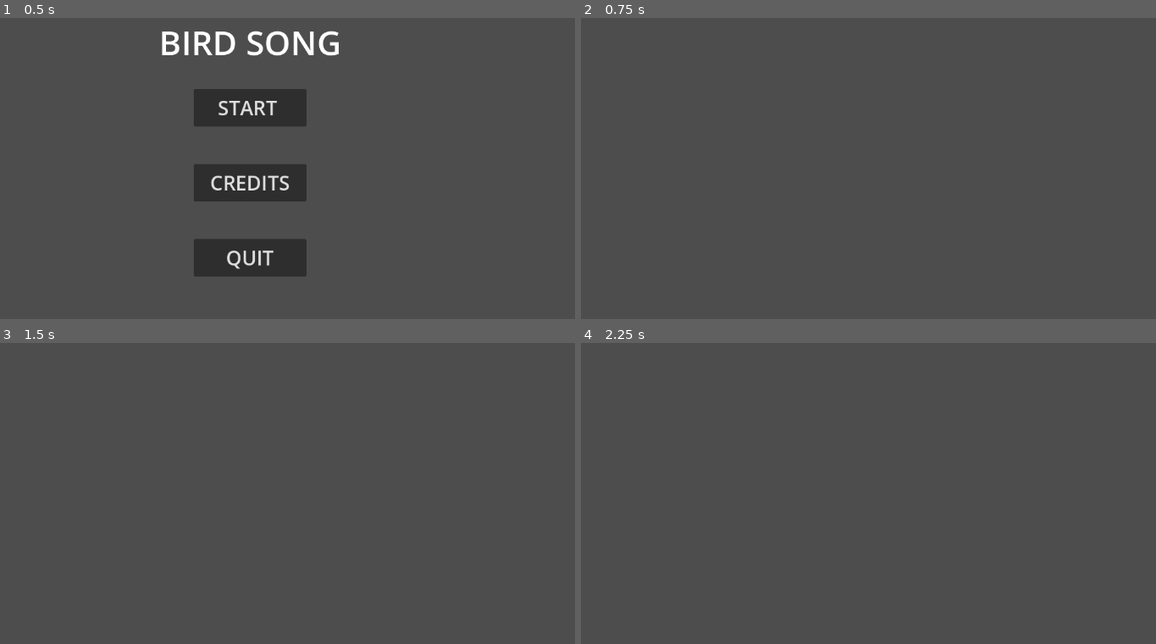
Above: before the commit, frames 1-4 (two rows, left to right).
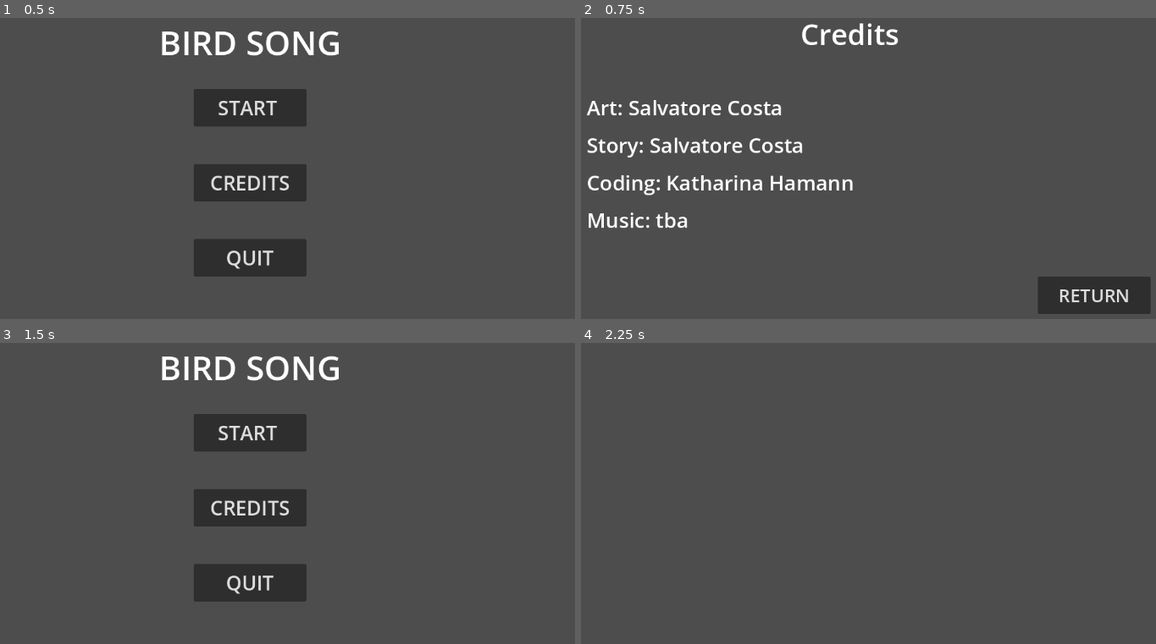
Above: after the commit, the same moments.

Repository: HapKat/Bird-Song
Game: Godot game, scene res://TitleScreen/title_screen.tscn
Same seed, same stepped clock (60 frames per second), same inputs: the game is played once before the commit and once after it.
Inputs (mouse positions are in pixels of both pictures, inside the frame that each line leads up to):
- Up to frame 1 (0.5 s): no input
- Up to frame 2 (0.75 s): click "CREDITS" at 0.5 s
- Up to frame 3 (1.5 s): click (511, 619) at 1.25 s, where only the run after the commit has a clickable "RETURN"
- Up to frame 4 (2.25 s): click (828, 433) at 2 s, where only the run after the commit has a clickable "START"

Frame 1 is identical in both runs. In frame 2, 5.6% of the frame differs, in the area x 1-99%, y 1-99%; in frame 3, 8.3%, in the area x 28-59%, y 4-86%; in frame 4, nothing differs.

Commit message:
added credits

Diff:
--- /dev/null
+++ b/TitleScreen/credits.gd
@@ -0,0 +1,6 @@
+extends Control
+
+
+
+func _on_button_pressed() -> void:
+	get_tree().change_scene_to_file("res://TitleScreen/title_screen.tscn")
--- a/TitleScreen/credits.tscn
+++ b/TitleScreen/credits.tscn
@@ -1,3 +1,75 @@
-[gd_scene format=3 uid="uid://wnktqp84gktj"]
+[gd_scene load_steps=2 format=3 uid="uid://wnktqp84gktj"]
 
-[node name="credits" type="Node2D"]
+[ext_resource type="Script" uid="uid://b2pnf7wcsc0lp" path="res://TitleScreen/credits.gd" id="1_3jaeb"]
+
+[node name="credits" type="Control"]
+layout_mode = 3
+anchors_preset = 15
+anchor_right = 1.0
+anchor_bottom = 1.0
+grow_horizontal = 2
+grow_vertical = 2
+script = ExtResource("1_3jaeb")
+
+[node name="Credits title" type="RichTextLabel" parent="."]
+layout_mode = 0
+offset_left = 320.0
+offset_top = 64.0
+offset_right = 832.0
+offset_bottom = 128.0
+theme_override_font_sizes/normal_font_size = 49
+text = "Credits"
+scroll_active = false
+horizontal_alignment = 1
+vertical_alignment = 1
+
+[node name="Art" type="RichTextLabel" parent="."]
+layout_mode = 0
+offset_left = 128.0
+offset_top = 192.0
+offset_right = 840.0
+offset_bottom = 256.0
+theme_override_font_sizes/normal_font_size = 35
+text = "Art: Salvatore Costa"
+vertical_alignment = 1
+
+[node name="Story" type="RichTextLabel" parent="."]
+layout_mode = 0
+offset_left = 128.0
+offset_top = 256.0
+offset_right = 840.0
+offset_bottom = 320.0
+theme_override_font_sizes/normal_font_size = 35
+text = "Story: Salvatore Costa"
+vertical_alignment = 1
+
+[node name="Coding" type="RichTextLabel" parent="."]
+layout_mode = 0
+offset_left = 128.0
+offset_top = 320.0
+offset_right = 840.0
+offset_bottom = 384.0
+theme_override_font_sizes/normal_font_size = 35
+text = "Coding: Katharina Hamann"
+vertical_alignment = 1
+
+[node name="Music" type="RichTextLabel" parent="."]
+layout_mode = 0
+offset_left = 128.0
+offset_top = 384.0
+offset_right = 840.0
+offset_bottom = 448.0
+theme_override_font_sizes/normal_font_size = 35
+text = "Music: tba"
+vertical_alignment = 1
+
+[node name="Button" type="Button" parent="."]
+layout_mode = 0
+offset_left = 896.0
+offset_top = 512.0
+offset_right = 1088.0
+offset_bottom = 576.0
+theme_override_font_sizes/font_size = 31
+text = "RETURN"
+
+[connection signal="pressed" from="Button" to="." method="_on_button_pressed"]
--- a/TitleScreen/title_screen.gd
+++ b/TitleScreen/title_screen.gd
@@ -2,13 +2,10 @@
 
 # MAIN BUTTONS
 func _on_start_pressed() -> void:
-	print("Start game")
 	get_tree().change_scene_to_file("res://generalGame/scenes/main_scene.tscn")
 
 func _on_credits_pressed() -> void:
-	print("Show credits")
 	get_tree().change_scene_to_file("res://TitleScreen/credits.tscn")
 
 func _on_quit_pressed() -> void:
-	print("Quit game")
 	get_tree().quit()
Not shown, added: TitleScreen/credits.gd.uid
